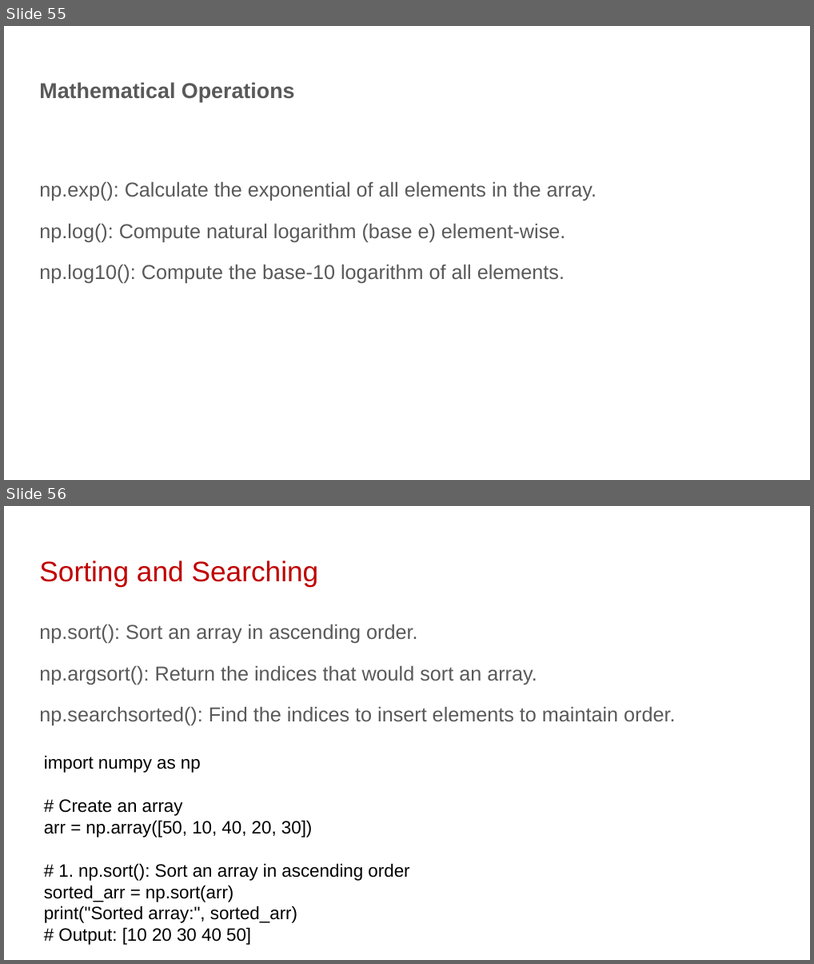
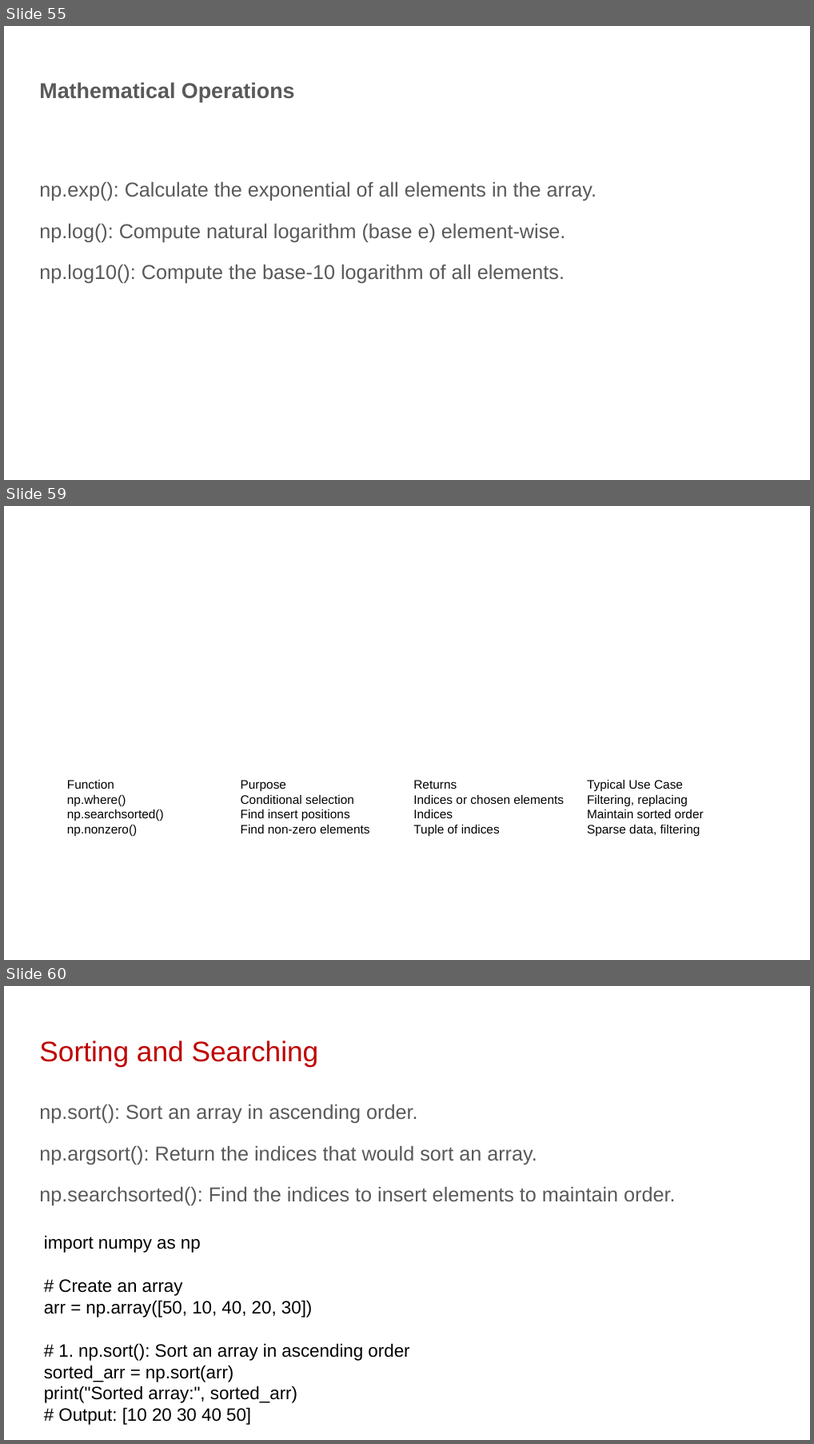
Before and after one commit to shahil04/ds_materials, a slide deck: 5.0_python_6.libraries/python_libraries/1.numpy/Numpy_class.pptx. Shown one above the other, each under a label of ours: slides 55 and 56 before the commit, slides 55, 59 and 60 after it; the slides between them are not shown. The pictures are 814x964 and 814x1444 pixels, drawn with LibreOffice and Linux fonts; fonts in the diff are those of the drawing. Boxes give left, top, right and bottom in pixels: in the first picture for what was removed or moved away, otherwise in the second. Text is boxed around its words. In the diff, an @@ line names an element or a change of style, - is before the commit and + after.

```diff
--- a/5.0_python_6.libraries/python_libraries/1.numpy/Numpy_class.pptx
+++ b/5.0_python_6.libraries/python_libraries/1.numpy/Numpy_class.pptx
@@ slide 59 added at bbox=[4, 506, 810, 960], background #FFFFFF @@
@@ table added at bbox=[67, 777, 761, 839], 4 rows, 4 columns @@
+Function | Purpose | Returns | Typical Use Case
+np.where() | Conditional selection | Indices or chosen elements | Filtering, replacing
+np.searchsorted() | Find insert positions | Indices | Maintain sorted order
+np.nonzero() | Find non-zero elements | Tuple of indices | Sparse data, filtering
@@ what was slide 56 is now slide 60 @@
```
Also in this commit, not shown: 3 other slides added, 40 other files.
